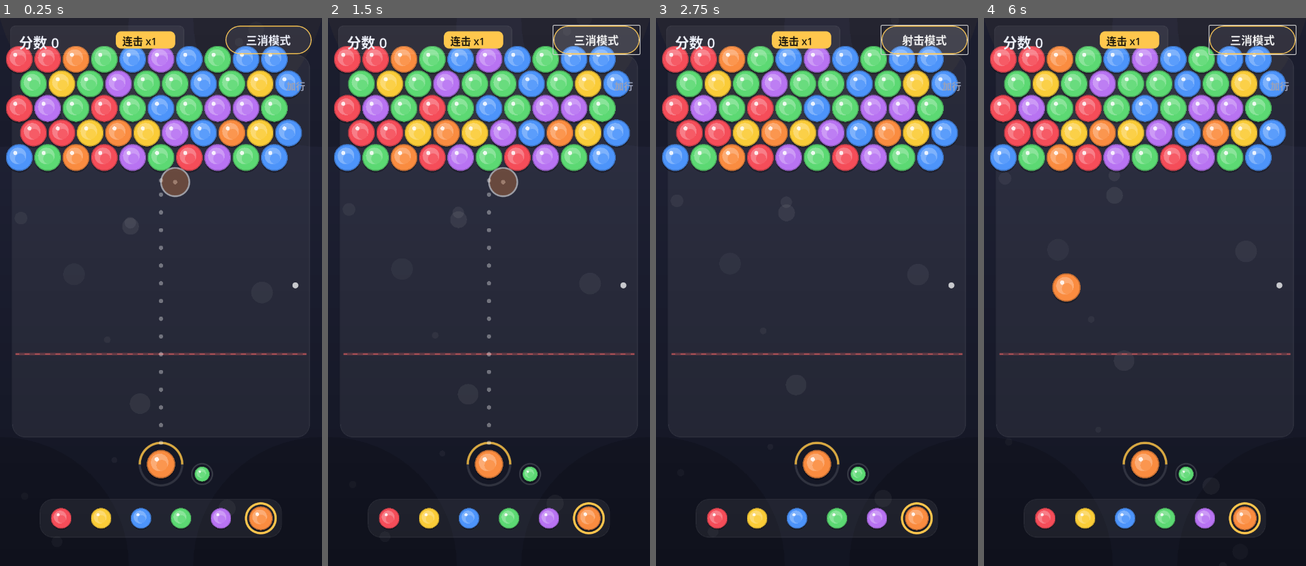
Above: before the commit, frames 1-4 (left to right).
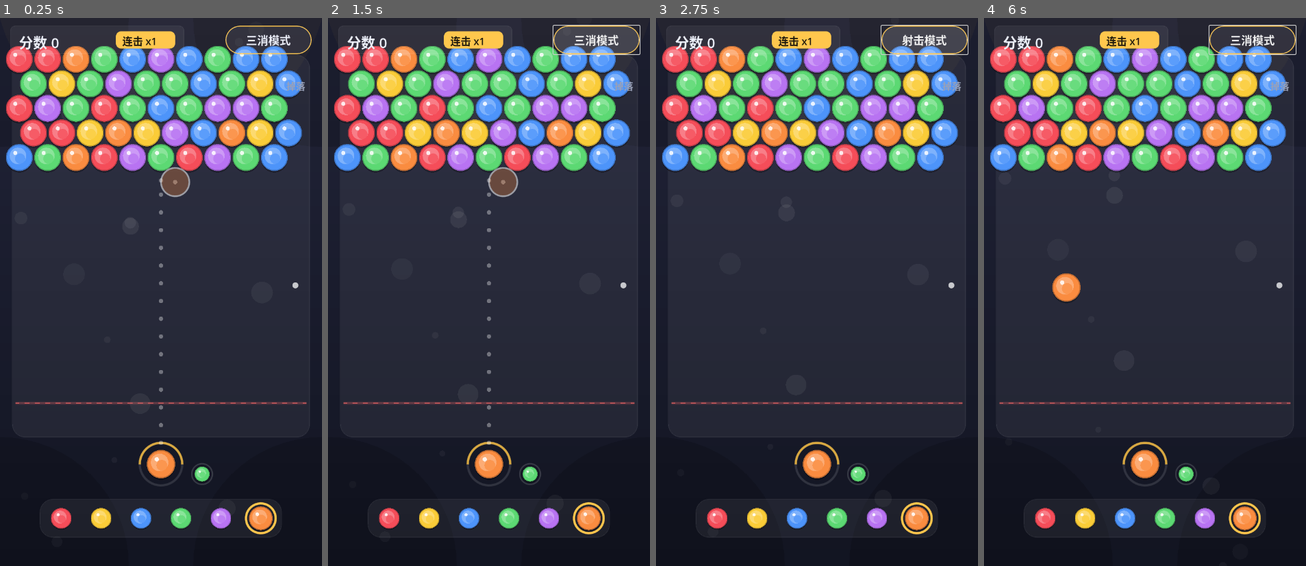
Above: after the commit, the same moments.

Repository: chenpeigen2/WeiXi
Game: Godot game, scene res://src/scenes/main.tscn
Two runs of this game, one before a commit and one after it. Both use one fixed random seed, a clock stepped at 60 frames per second and the inputs below.
Inputs (mouse positions are in pixels of both pictures, inside the frame that each line leads up to):
- Up to frame 1 (0.25 s): no input
- Up to frame 2 (1.5 s): click "三消模式" at 0.5 s; click "射击模式" at 1.25 s
- Up to frame 3 (2.75 s): click "三消模式" at 2 s
- Up to frame 4 (6 s): click "射击模式" at 2.75 s; click "三消模式" at 3.5 s; click "射击模式" at 4.25 s; tap Enter at 5 s; move the mouse to (1215, 264) at 5.02 s; click (1215, 264) at 5.17 s; tap Space at 5.75 s; drag from (1080, 319) to (1128, 401) at 5.77 s

The runs differ from the first frame. In frame 1, 0.7% of the frame differs, in the area x 4-96%, y 11-71%; in frame 2, 0.7%; in frame 3, 0.7%; in frame 4, 0.7%.

Commit message:
feat: 触底掉落机制取代续行/裁剪——打满就掉下去
规格变更(玩法.md同步): 棋盘容量固定14行, 球堆最低点到底线时
最低一整行球自动掉落出屏(带重力动画), 不再顶部消失。
滑杆改为手动掉落: 拉1~5档把最低占用行的球捅掉。
掉落球不计分。移除extend_rows/ensure_space/trim_top_to死代码。
59测试全绿。

Diff:
--- a/src/logic/board.gd
+++ b/src/logic/board.gd
@@ -2,9 +2,6 @@
 ## 棋盘：六边形错排网格上的球状态与消除规则。纯逻辑，不依赖场景树。
 
 const HexGrid = preload("res://src/logic/hex_grid.gd")
-
-## 触底自动续行的单次幅度
-const EXTEND_CHUNK := 3
 
 var width: int
 var rows: int
@@ -55,11 +52,6 @@
 			cells[Vector2i(q0 + col, r)] = rng.randi_range(0, color_count - 1)
 
 
-## 底部增加 n 行空位（永不超线：底线随盘面向下推移）
-func extend_rows(n: int) -> void:
-	rows += n
-
-
 func lowest_occupied_row() -> int:
 	var lowest := -1
 	for c in cells:
@@ -68,29 +60,36 @@
 	return lowest
 
 
-## 保证最低球不碰到 deadline_row：不足就按 EXTEND_CHUNK 续行，返回续的行数
-func ensure_space(deadline_row: int) -> int:
-	var added := 0
-	while lowest_occupied_row() >= deadline_row + added:
-		added += EXTEND_CHUNK
-	rows += added
-	return added
+## 触底掉落（永不超线）：最低占用行到达/越过底线时，该行所有球掉落移除，
+## 重复直到球堆退回安全区。返回掉落的格子。
+func drop_overflow(deadline_row: int) -> Array[Vector2i]:
+	var dropped: Array[Vector2i] = []
+	while lowest_occupied_row() >= deadline_row:
+		dropped.append_array(_drop_row(lowest_occupied_row()))
+	return dropped
 
 
-## 裁剪：总行数超过 max_rows 时，顶部超出的行连同球永久移除，
-## 其余行整体上移（视觉列保持），返回裁掉的行数。
-func trim_top_to(max_rows: int) -> int:
-	var extra := rows - max_rows
-	if extra <= 0:
-		return 0
-	var new_cells := {}
+## 手动掉落：最低 n 个占用行的球全部掉落移除，返回掉落的格子
+func drop_lowest_rows(n: int) -> Array[Vector2i]:
+	var occupied := {}
 	for c in cells:
-		if c.y >= extra:
-			var col: int = c.x - HexGrid.q_min(c.y)
-			new_cells[Vector2i(col + HexGrid.q_min(c.y - extra), c.y - extra)] = cells[c]
-	cells = new_cells
-	rows -= extra
-	return extra
+		occupied[c.y] = true
+	var row_list := occupied.keys()
+	row_list.sort()
+	var dropped: Array[Vector2i] = []
+	for r in row_list.slice(max(0, row_list.size() - n)):
+		dropped.append_array(_drop_row(r))
+	return dropped
+
+
+func _drop_row(r: int) -> Array[Vector2i]:
+	var row_cells: Array[Vector2i] = []
+	for c in cells:
+		if c.y == r:
+			row_cells.append(c)
+	for c in row_cells:
+		remove_ball(c)
+	return row_cells
 
 
 ## 从 start 出发的相连同色球（含自身）
--- a/src/logic/game.gd
+++ b/src/logic/game.gd
@@ -9,8 +9,7 @@
 enum Mode { SHOOT, MATCH3 }
 
 const WIDTH := 10
-const INITIAL_ROWS := 12
-const MAX_ROWS := 14 # 超过即裁剪顶行（与相机可见容量一致，测试锁定）
+const MAX_ROWS := 14 # 固定容量（与相机可见容量一致，测试锁定）
 const REFILL_ROWS := 5
 const COLOR_COUNT := 6
 const HINT_THRESHOLD := 10
@@ -23,14 +22,14 @@
 var mode := Mode.SHOOT
 var current_color := 0
 var next_color := 0
-var deadline_row := INITIAL_ROWS - 1
+var deadline_row := MAX_ROWS - 1 # 固定底线
 
 
 func _init(p_seed := 0) -> void:
 	rng = RandomNumberGenerator.new()
 	rng.seed = p_seed
 	layout = HexLayout.new(BALL_RADIUS)
-	board = Board.new(WIDTH, INITIAL_ROWS)
+	board = Board.new(WIDTH, MAX_ROWS)
 	scorer = Scorer.new()
 	board.refill_top(REFILL_ROWS, rng, COLOR_COUNT)
 	current_color = _rand_color()
@@ -46,11 +45,9 @@
 	current_color = c
 
 
-## 作弊2：行数滑杆，主动向下加 n 行空位（超出上限裁顶行）
-func add_rows(n: int) -> void:
-	board.extend_rows(n)
-	deadline_row += n
-	deadline_row -= board.trim_top_to(MAX_ROWS)
+## 作弊2：掉落滑杆，手动把最低 n 个占用行的球捅掉
+func drop_bottom_rows(n: int) -> Array[Vector2i]:
+	return board.drop_lowest_rows(n)
 
 
 ## 射击模式：球吸附到 cell 后的完整结算
@@ -58,7 +55,7 @@
 	board.set_ball(cell, current_color)
 	var res: Dictionary = board.resolve_at(cell)
 	_score_result(res)
-	_after_board_change()
+	_after_board_change(res)
 	current_color = next_color
 	next_color = _rand_color()
 	return res
@@ -69,7 +66,7 @@
 	var res: Dictionary = board.swap(a, b)
 	if res["matched"]:
 		_score_result(res)
-		_after_board_change()
+		_after_board_change(res)
 	return res
 
 
@@ -94,10 +91,10 @@
 		scorer.register_clear(res["popped"].size(), res["dropped"].size())
 
 
-func _after_board_change() -> void:
+func _after_board_change(res: Dictionary) -> void:
 	if board.is_empty():
 		# 清空自动补球并切回射击模式（玩不死：永远有球可打）
 		board.refill_top(REFILL_ROWS, rng, COLOR_COUNT)
 		mode = Mode.SHOOT
-	deadline_row += board.ensure_space(deadline_row)
-	deadline_row -= board.trim_top_to(MAX_ROWS)
+	# 触底掉落：到达底线的最低行球掉出，腾出空间
+	res["overflow"] = board.drop_overflow(deadline_row)
--- a/src/scenes/main.gd
+++ b/src/scenes/main.gd
@@ -52,7 +52,7 @@
 	mode_button.pressed.connect(_on_mode_pressed)
 	hud.add_child(mode_button)
 	row_slider = _make(RowSlider, "RowSlider")
-	row_slider.rows_added.connect(_on_rows_added)
+	row_slider.rows_dropped.connect(_on_rows_dropped)
 	hud.add_child(row_slider)
 
 	refresh()
@@ -138,6 +138,14 @@
 		var pos := BoardCamera.to_screen(game.layout.cell_to_pixel(c), 1.0, o)
 		fx_layer.spawn_pop(pos, game.layout.radius, Ui.BALL_COLORS[before.get(c, 0)])
 	for c in res["dropped"]:
+		var pos := BoardCamera.to_screen(game.layout.cell_to_pixel(c), 1.0, o)
+		fx_layer.spawn_drop(pos, game.layout.radius, Ui.BALL_COLORS[before.get(c, 0)])
+	_spawn_drop_effects(res.get("overflow", []), before)
+
+
+func _spawn_drop_effects(cells: Array, before: Dictionary) -> void:
+	var o := _cam_origin()
+	for c in cells:
 		var pos := BoardCamera.to_screen(game.layout.cell_to_pixel(c), 1.0, o)
 		fx_layer.spawn_drop(pos, game.layout.radius, Ui.BALL_COLORS[before.get(c, 0)])
 
@@ -179,8 +187,10 @@
 	refresh()
 
 
-func _on_rows_added(n: int) -> void:
-	game.add_rows(n)
+func _on_rows_dropped(n: int) -> void:
+	var before: Dictionary = game.board.cells.duplicate()
+	var dropped: Array = game.drop_bottom_rows(n)
+	_spawn_drop_effects(dropped, before)
 	refresh()
 
 
--- a/src/ui/row_slider.gd
+++ b/src/ui/row_slider.gd
@@ -1,9 +1,9 @@
 extends Control
-## 作弊2·加行滑杆：竖向拖动 1~5 行，松手生效并自动复位。金色滑块。
+## 作弊2·掉落滑杆：竖向拖动 1~5 档，松手把底部对应行数的球捅掉，自动复位。金色滑块。
 
 const Ui = preload("res://src/ui/theme.gd")
 
-signal rows_added(n: int)
+signal rows_dropped(n: int)
 
 var slider: VSlider
 
@@ -13,7 +13,7 @@
 	size = Vector2(69, 450)
 
 	var label := Label.new()
-	label.text = "加行"
+	label.text = "掉落"
 	label.position = Vector2(4, -39)
 	label.add_theme_font_size_override("font_size", 22)
 	label.add_theme_color_override("font_color", Ui.TEXT_DIM)
@@ -42,5 +42,5 @@
 
 
 func _on_drag_ended(_value_changed: bool) -> void:
-	rows_added.emit(int(slider.value))
+	rows_dropped.emit(int(slider.value))
 	slider.value = 1 # 自动复位
--- /dev/null
+++ b/tests/test_board_drop.gd
@@ -0,0 +1,48 @@
+extends "res://tests/test_case.gd"
+
+const Board = preload("res://src/logic/board.gd")
+
+
+func test_drop_overflow_removes_rows_at_deadline() -> void:
+	var b := Board.new(10, 14)
+	b.set_ball(Vector2i(0, 10), 1)
+	b.set_ball(Vector2i(0, 13), 2)
+	b.set_ball(Vector2i(1, 13), 3)
+	var dropped := b.drop_overflow(13)
+	assert_eq(dropped.size(), 2, "底线行的两个球掉落")
+	assert_has(dropped, Vector2i(0, 13))
+	assert_has(dropped, Vector2i(1, 13))
+	assert_true(b.has_ball(Vector2i(0, 10)), "上面的球保留")
+
+
+func test_drop_overflow_repeats_until_below_deadline() -> void:
+	var b := Board.new(10, 14)
+	b.set_ball(Vector2i(0, 12), 1)
+	b.set_ball(Vector2i(0, 13), 2)
+	var dropped := b.drop_overflow(12)
+	assert_eq(dropped.size(), 2, "两行都越过底线, 全部掉落")
+	assert_eq(b.lowest_occupied_row(), -1, "清空")
+
+
+func test_drop_overflow_noop_when_safe() -> void:
+	var b := Board.new(10, 14)
+	b.set_ball(Vector2i(0, 5), 1)
+	assert_eq(b.drop_overflow(13).size(), 0, "安全区不掉落")
+
+
+func test_drop_lowest_rows_manual() -> void:
+	var b := Board.new(10, 14)
+	b.set_ball(Vector2i(0, 3), 1)
+	b.set_ball(Vector2i(0, 7), 2)
+	b.set_ball(Vector2i(1, 9), 3)
+	var dropped := b.drop_lowest_rows(2)
+	assert_eq(dropped.size(), 2, "最低两个占用行的球掉落")
+	assert_true(b.has_ball(Vector2i(0, 3)), "第3行保留")
+	assert_eq(b.lowest_occupied_row(), 3)
+
+
+func test_drop_lowest_rows_more_than_occupied() -> void:
+	var b := Board.new(10, 14)
+	b.set_ball(Vector2i(0, 5), 1)
+	assert_eq(b.drop_lowest_rows(5).size(), 1, "只有1行可掉")
+	assert_true(b.is_empty())
--- a/tests/test_board_extend.gd
+++ /dev/null
@@ -1,38 +0,0 @@
-extends "res://tests/test_case.gd"
-
-const Board = preload("res://src/logic/board.gd")
-
-
-func test_extend_rows_grows_board() -> void:
-	var b := Board.new(10, 12)
-	b.extend_rows(3)
-	assert_eq(b.rows, 15, "加3行")
-
-
-func test_lowest_occupied_row() -> void:
-	var b := Board.new(10, 12)
-	assert_eq(b.lowest_occupied_row(), -1, "空盘")
-	b.set_ball(Vector2i(0, 4), 1)
-	b.set_ball(Vector2i(0, 7), 1)
-	assert_eq(b.lowest_occupied_row(), 7, "最低占用行")
-
-
-func test_ensure_space_extends_when_ball_reaches_deadline() -> void:
-	var b := Board.new(10, 12)
-	b.set_ball(Vector2i(0, 11), 1) # 底线在第11行, 球碰到了
-	assert_eq(b.ensure_space(11), 3, "自动续3行")
-	assert_eq(b.rows, 15)
-
-
-func test_ensure_space_extends_until_clear_of_deadline() -> void:
-	var b := Board.new(10, 12)
-	b.set_ball(Vector2i(0, 14), 1) # 越过底线很深
-	assert_eq(b.ensure_space(11), 6, "续6行才脱险")
-	assert_eq(b.rows, 18)
-
-
-func test_ensure_space_noop_when_above_deadline() -> void:
-	var b := Board.new(10, 12)
-	b.set_ball(Vector2i(0, 5), 1)
-	assert_eq(b.ensure_space(11), 0, "安全区不续行")
-	assert_eq(b.rows, 12)
--- a/tests/test_board_trim.gd
+++ /dev/null
@@ -1,24 +0,0 @@
-extends "res://tests/test_case.gd"
-
-const Board = preload("res://src/logic/board.gd")
-
-
-func test_trim_top_shifts_up_preserving_columns() -> void:
-	var b := Board.new(10, 15)
-	b.set_ball(Vector2i(0, 0), 1) # 顶行，将被永久移除
-	b.set_ball(Vector2i(0, 3), 2) # col = 0 - q_min(3) = 1
-	b.set_ball(Vector2i(0, 4), 3) # col = 0 - q_min(4) = 2
-	assert_eq(b.trim_top_to(12), 3, "裁掉3行")
-	assert_eq(b.rows, 12)
-	assert_eq(b.ball_count(), 2, "顶行球永久消失")
-	# 列保持：原(0,3)col=1 → r=0,q=1；原(0,4)col=2 → r=1,q=2+q_min(1)=2
-	assert_eq(b.get_color(Vector2i(1, 0)), 2)
-	assert_eq(b.get_color(Vector2i(2, 1)), 3)
-
-
-func test_trim_noop_when_fits() -> void:
-	var b := Board.new(10, 12)
-	b.set_ball(Vector2i(0, 0), 1)
-	assert_eq(b.trim_top_to(12), 0, "装得下不裁")
-	assert_eq(b.rows, 12)
-	assert_true(b.has_ball(Vector2i(0, 0)))
--- a/tests/test_game.gd
+++ b/tests/test_game.gd
@@ -8,7 +8,8 @@
 	var g := Game.new(1)
 	assert_eq(g.board.ball_count(), 50, "开局5行")
 	assert_eq(g.mode, Game.Mode.SHOOT, "默认射击模式")
-	assert_eq(g.deadline_row, 11, "初始底线")
+	assert_eq(g.deadline_row, Game.MAX_ROWS - 1, "底线固定在最底可见行")
+	assert_eq(g.board.rows, Game.MAX_ROWS, "棋盘容量固定")
 	assert_eq(g.scorer.score, 0)
 	assert_true(g.current_color >= 0 and g.current_color < 6)
 	assert_true(g.next_color >= 0 and g.next_color < 6)
@@ -40,40 +41,30 @@
 	assert_eq(g.scorer.combo, 1, "连击保持1")
 
 
-func test_cheat_add_rows_extends_board_and_deadline() -> void:
+func test_cheat_drop_bottom_rows() -> void:
 	var g := Game.new(1)
-	g.add_rows(4) # 作弊2: 行数滑杆, 12+4=16 > 14 → 裁2行
-	assert_eq(g.board.rows, Game.MAX_ROWS, "超过上限裁到 MAX_ROWS")
-	assert_eq(g.deadline_row, 11 + 4 - 2, "底线=11+加行-裁剪")
+	g.board = Board.new(10, Game.MAX_ROWS)
+	g.board.set_ball(Vector2i(0, 5), 1)
+	g.board.set_ball(Vector2i(0, 8), 2)
+	g.board.set_ball(Vector2i(1, 8), 3)
+	var dropped: Array = g.drop_bottom_rows(1) # 作弊2: 掉落滑杆
+	assert_eq(dropped.size(), 2, "最低占用行的2个球掉落")
+	assert_true(g.board.has_ball(Vector2i(0, 5)), "上面的球保留")
+	assert_eq(g.board.lowest_occupied_row(), 5)
+	assert_eq(g.deadline_row, Game.MAX_ROWS - 1, "底线不动")
 
 
-func test_add_rows_beyond_max_trims_top() -> void:
+func test_attach_at_deadline_overflows_and_drops() -> void:
 	var g := Game.new(1)
-	g.add_rows(10) # 12+10=22 > MAX_ROWS(14) → 裁8行
-	assert_eq(g.board.rows, Game.MAX_ROWS, "超过上限裁到 MAX_ROWS")
-	assert_eq(g.deadline_row, 11 + 10 - 8, "底线=11+加行-裁剪")
-
-
-func test_trimmed_balls_vanish_and_rest_stay_anchored() -> void:
-	var g := Game.new(1)
-	g.board = Board.new(10, 12)
-	g.deadline_row = 11
-	g.board.set_ball(Vector2i(0, 0), 1) # 顶行, 将被永久移除
-	g.board.set_ball(Vector2i(0, 9), 2) # 在裁剪线之下, 幸存并上移
-	g.add_rows(10) # 12+10=22 > MAX_ROWS(14) → 裁8行
-	assert_eq(g.board.ball_count(), 1, "顶行球永久消失")
-	# 原(0,9) col=4 → 裁8行后 r=1, q=4+q_min(1)=4
-	assert_eq(g.board.get_color(Vector2i(4, 1)), 2, "幸存球上移且列保持")
-
-
-func test_attach_at_deadline_auto_extends() -> void:
-	var g := Game.new(1)
-	g.board = Board.new(10, 12)
+	g.board = Board.new(10, Game.MAX_ROWS)
 	g.board.set_ball(Vector2i(5, 0), 3)
 	g.set_current_color(1)
-	g.attach_ball(Vector2i(0, 11)) # 落点碰到底线, 12+3=15 > 14 → 裁1行
-	assert_eq(g.board.rows, 14, "自动续3行后裁剪到上限")
-	assert_eq(g.deadline_row, 13, "底线=11+3-1")
+	var res: Dictionary = g.attach_ball(Vector2i(0, 13)) # 落点到达底线
+	assert_has(res["overflow"], Vector2i(0, 13), "刚落的球随最低行一起掉出")
+	assert_false(g.board.has_ball(Vector2i(0, 13)), "掉落后不再存在")
+	assert_eq(g.board.rows, Game.MAX_ROWS, "棋盘容量不变")
+	assert_eq(g.deadline_row, Game.MAX_ROWS - 1, "底线不动")
+	assert_eq(g.board.lowest_occupied_row(), 0, "只剩顶行锚点")
 
 
 
Not shown, changed: 玩法.md
